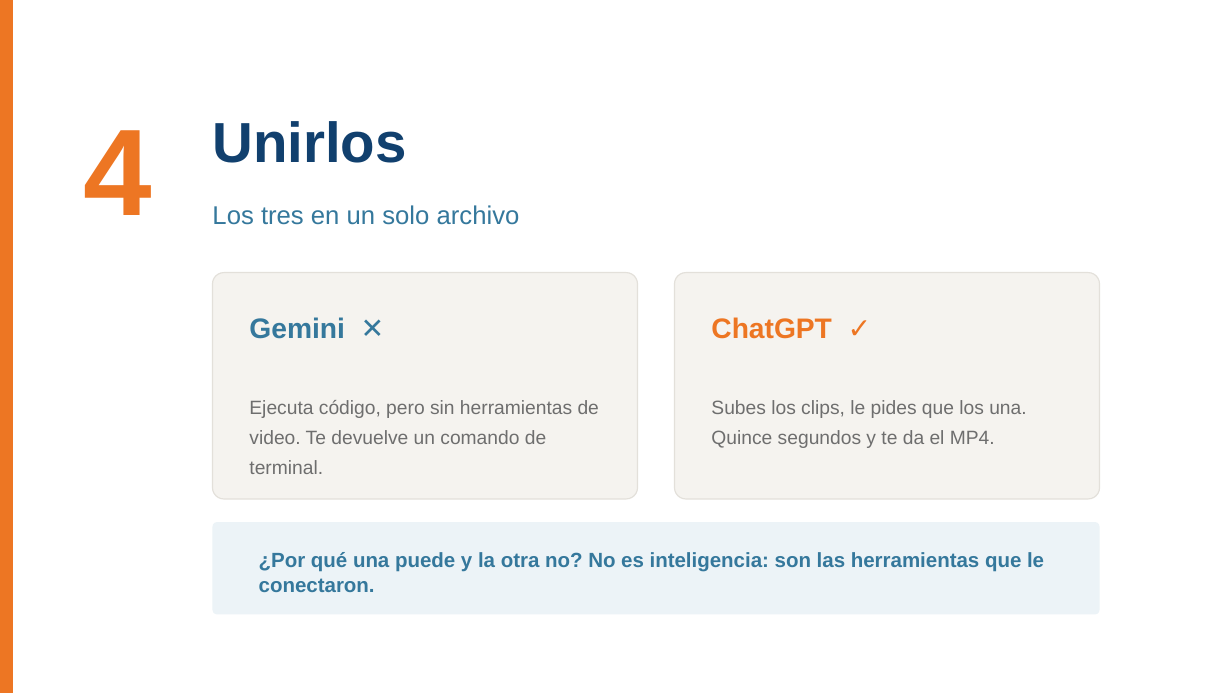
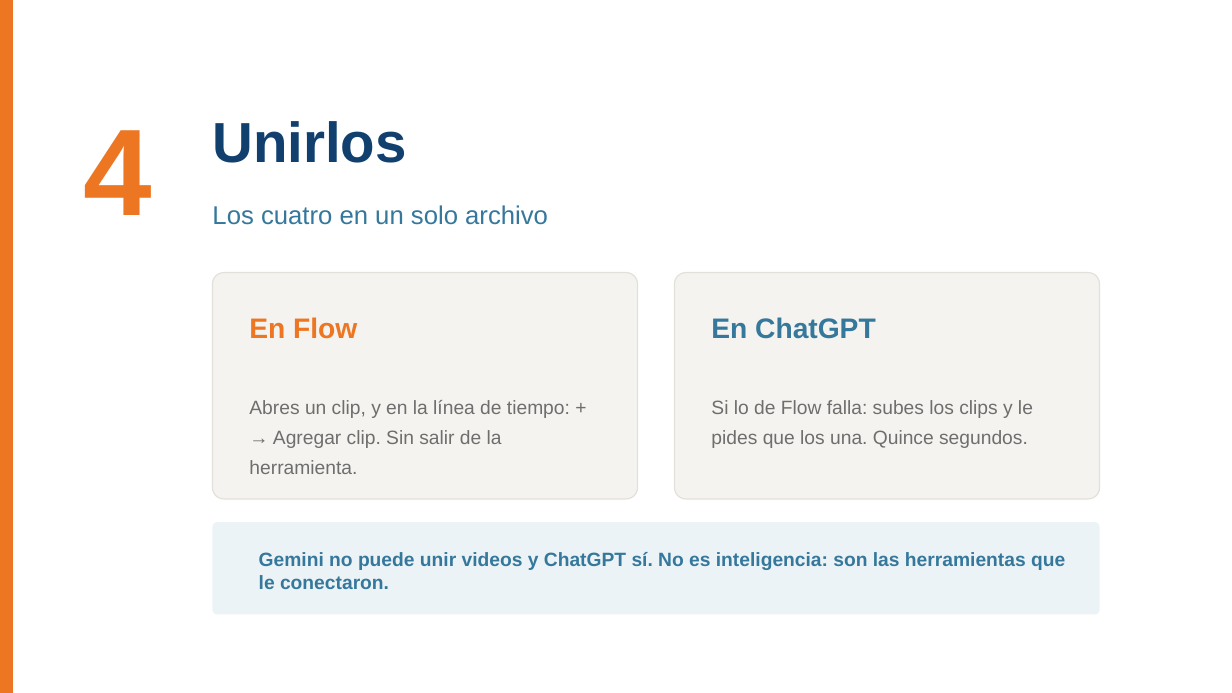
Before and after one commit to BioAITeamLearning/IntroInfo_2026_02_Ucaldas, a slide deck: slide 10 of _static/sesion06/S06_audio_imagen_video.pptx. Drawn at 1232x693 pixels with LibreOffice and Linux fonts; fonts in the diff are those of the drawing. Boxes give left, top, right and bottom in pixels: in the first picture for what was removed or moved away, otherwise in the second. Text is boxed around its words. In the diff, an @@ line names an element or a change of style, - is before the commit and + after.

```diff
--- a/_static/sesion06/S06_audio_imagen_video.pptx
+++ b/_static/sesion06/S06_audio_imagen_video.pptx
@@ text at (212,205,548,225): text changed @@
-Los tres en un solo archivo
+Los cuatro en un solo archivo
@@ text at (249,317,570,474): text changed @@
-Gemini ✕
-Ejecuta código, pero sin herramientas de video. Te devuelve un comando de terminal.
+En Flow
+Abres un clip, y en la línea de tiempo: + → Agregar clip. Sin salir de la herramienta.
@@ text at (711,317,1033,448): text changed @@
-ChatGPT ✓
-Subes los clips, le pides que los una. Quince segundos y te da el MP4.
+En ChatGPT
+Si lo de Flow falla: subes los clips y le pides que los una. Quince segundos.
@@ text at (259,552,1065,589): text changed; size 16 to 15 pt @@
-¿Por qué una puede y la otra no? No es inteligencia: son las herramientas que le conectaron.
+Gemini no puede unir videos y ChatGPT sí. No es inteligencia: son las herramientas que le conectaron.
```
Also in this commit, not shown: 12 other slides changed, 1 slide added, 1 slide removed, 2 other files.
